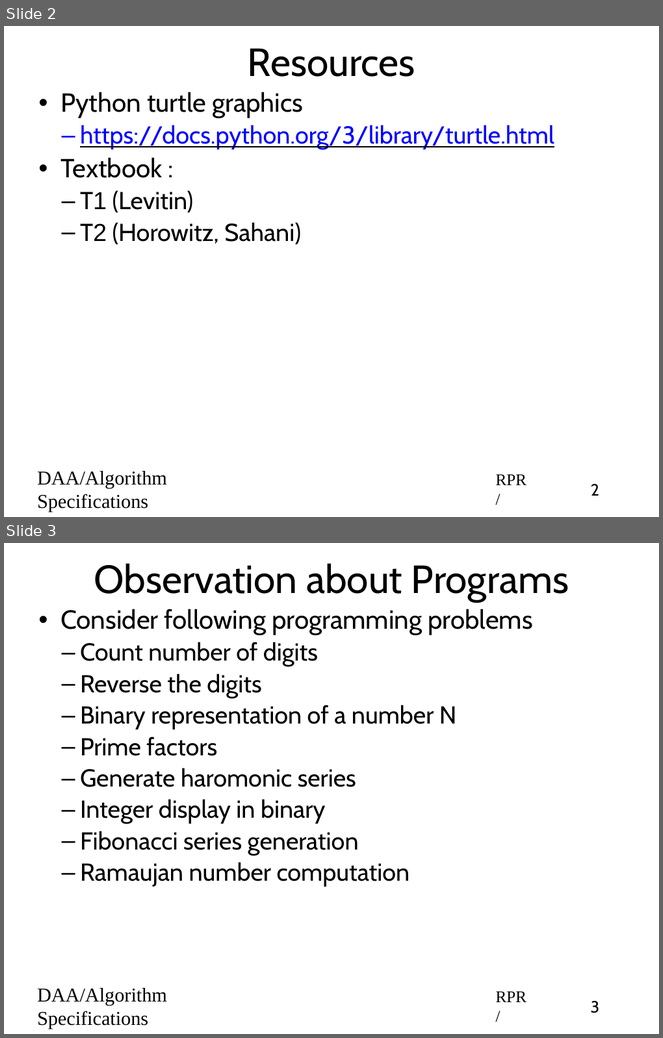
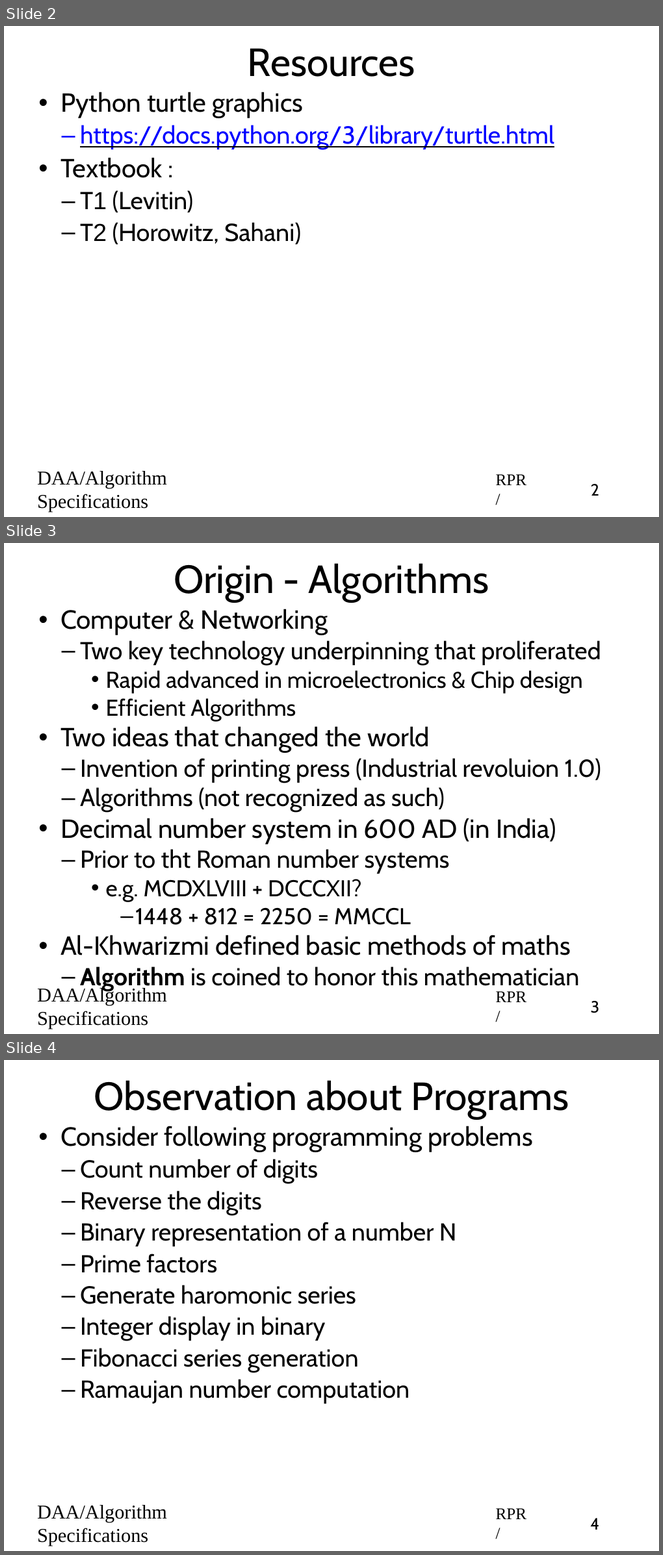
Before and after one commit to rprustagi/2019_20-Even-18CS42-DAA, a slide deck: Slides/2020-Even-DAA-L02-Algo-Specs-Analysis.pptx. Shown one above the other, each under a label of ours: slides 2 and 3 before the commit, slides 2, 3 and 4 after it. The pictures are 663x1038 and 663x1555 pixels, drawn with LibreOffice and Linux fonts; fonts in the diff are those of the drawing. Boxes give left, top, right and bottom in pixels: in the first picture for what was removed or moved away, otherwise in the second. Text is boxed around its words. In the diff, an @@ line names an element or a change of style, - is before the commit and + after.

Commit message:
added origin of algo

```diff
--- a/Slides/2020-Even-DAA-L02-Algo-Specs-Analysis.pptx
+++ b/Slides/2020-Even-DAA-L02-Algo-Specs-Analysis.pptx
@@ slide 3 added at bbox=[4, 543, 659, 1034], background #FFFFFF @@
@@ title added at bbox=[174, 563, 490, 601], 48 pt, text #000000 @@
+Origin - Algorithms
@@ text added at bbox=[61, 609, 601, 991], 30 pt, text #000000 @@
+• Computer & Networking
+  – Two key technology underpinning that proliferated
+    • Rapid advanced in microelectronics & Chip design
+    • Efficient Algorithms
+• Two ideas that changed the world
+  – Invention of printing press (Industrial revoluion 1.0)
+  – Algorithms (not recognized as such)
+• Decimal number system in 600 AD (in India)
+  – Prior to tht Roman number systems
+    • e.g. MCDXLVIII + DCCCXII?
+      – 1448 + 812 = 2250 = MMCCL
+• Al-Khwarizmi defined basic methods of maths
+  – Algorithm is coined to honor this mathematician
@@ text added at bbox=[37, 986, 167, 1029], 24 pt, text #000000 @@
+DAA/Algorithm Specifications
@@ text added at bbox=[496, 991, 527, 1003], 20 pt, text #000000 @@
+RPR/
@@ page number added at bbox=[591, 1001, 600, 1014], 20 pt, text #000000 @@
+3
@@ what was slide 3 is now slide 4 @@
@@ page number at bbox=[590, 1518, 599, 1530]: text changed @@
-3
+4
```
Also in this commit, not shown: 1 slide changed, 1 other file.
